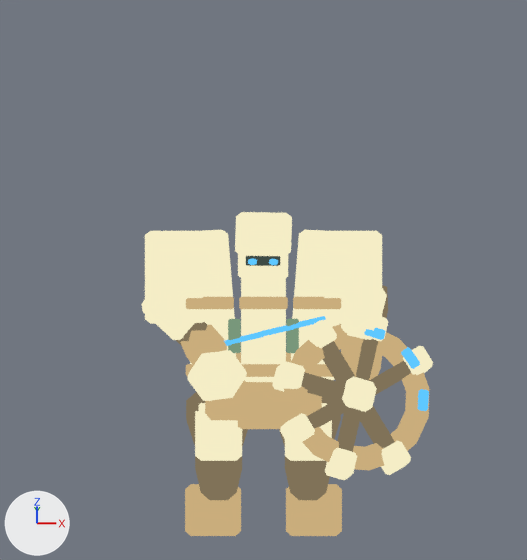
Renders of the Blender file art/blender/monsters/v2/brute_tier3.blend from each side of a commit.
Rendered twice from the file's camera 'ISO_CREA'. The lights are fixed; the arrows at lower left show +X, +Y and +Z. The older version comes first. Both versions are drawn at frame 25 of the action 'Shoulder -1Action'; the numbers are the values there.

Script lines for the objects in view, before the commit:
```python
me_cube_007 = bpy.data.meshes.new('Cube.007')
me_cube_007.from_pydata(...)  # 24 vertices, 26 faces; spans x -0.108..0.108, y -0.013..0.013, z -0.032..0.032
me_cube_007.materials.append(mat_worn_noria_bronze)
ob_broken_noria_wheel_weapon = bpy.data.objects.new('Broken noria wheel weapon', None)
ob_broken_noria_wheel_weapon.parent = ob_elbow_1
ob_broken_noria_wheel_weapon.location = (0.0, -0.08, -0.25)
ob_broken_noria_wheel_weapon.rotation_euler = (0.0, 0.0424, 0.0)  # degrees (0, 2.4, 0)
ob_bronze_transverse_strap_003 = bpy.data.objects.new('Bronze transverse strap.003', me_cube_007)
ob_bronze_transverse_strap_003.parent = ob_articulated_timber_torso
ob_bronze_transverse_strap_003.location = (0.0, -0.185, 0.49)
ob_elbow_1 = bpy.data.objects.new('Elbow 1', None)
ob_elbow_1.parent = ob_shoulder_1
ob_elbow_1.location = (0.075, 0.0, -0.26)
ob_elbow_1.rotation_euler = (-0.28, 0.0, 0.0)  # degrees (-16, 0, 0)
ob_elbow__1 = bpy.data.objects.new('Elbow -1', None)
ob_elbow__1.parent = ob_shoulder__1
ob_elbow__1.location = (-0.075, 0.0, -0.26)
ob_elbow__1.rotation_euler = (-0.28, 0.0, 0.0)  # degrees (-16, 0, 0)
ob_shoulder_1 = bpy.data.objects.new('Shoulder 1', None)
ob_shoulder_1.parent = ob_articulated_timber_torso
ob_shoulder_1.location = (0.43, 0.0, 0.43)
ob_shoulder_1.rotation_euler = (-0.65, 0.3, 0.0)  # degrees (-37, 17, 0)
ob_shoulder__1 = bpy.data.objects.new('Shoulder -1', None)
ob_shoulder__1.parent = ob_articulated_timber_torso
ob_shoulder__1.location = (-0.43, 0.0, 0.43)
ob_shoulder__1.rotation_euler = (-0.65, -1.1, 0.0)  # degrees (-37, -63, 0)
# also in view: 'Bronze transverse strap.001' at (-0.204, -0.221, 0.984); 'Pale upright gate beam.001' at (0.0, -0.043, 0.867); 'Wood wheel spoke.002' at (0.414, -0.415, 0.568); 'Pale upper arm face' at (-0.356, -0.164, 0.913); 'Wood wheel spoke.006' at (0.292, -0.3, 0.736)
```
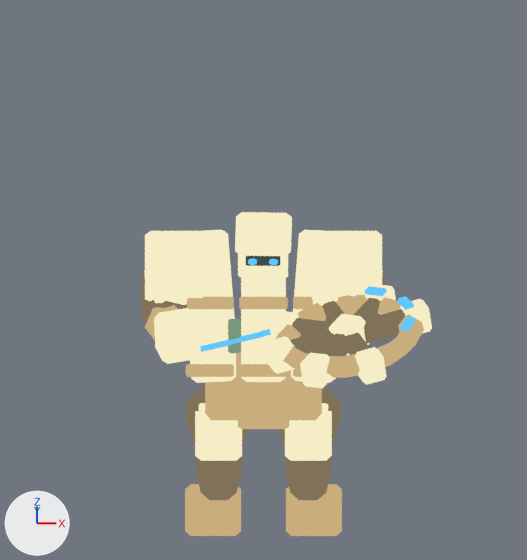
Not drawn themselves, but carrying or shaping drawn objects: ob_shoulder__1, ob_elbow__1, ob_shoulder_1, ob_elbow_1, ob_broken_noria_wheel_weapon.

Boxes (x1, y1, x2, y2) around the edits, measured in the pictures (527 x 560 px):
'Bronze wheel rim', turned
    before: (284, 324, 429, 470)
    after: (276, 295, 424, 378)
'Short left fist', turned
    before: (187, 350, 247, 401)
    after: (154, 308, 201, 364)
'Large noria gear tooth.003', turned
    before: (325, 448, 357, 480)
    after: (300, 352, 333, 389)
'Large noria gear tooth.002', turned
    before: (381, 441, 411, 475)
    after: (355, 347, 387, 385)
'Wheel hub', turned
    before: (342, 376, 377, 412)
    after: (329, 314, 369, 356)
'Wood wheel spoke.001', turned
    before: (369, 361, 411, 395)
    after: (364, 309, 405, 343)
'Large noria gear tooth.004', turned
    before: (280, 413, 315, 448)
    after: (265, 336, 295, 374)
'Short tapered forearm', turned
    before: (181, 325, 227, 366)
    after: (145, 305, 178, 340)
'Pale upper arm face', turned
    before: (141, 300, 196, 340)
    after: (144, 270, 187, 305)
'Wood wheel spoke.005', turned
    before: (301, 372, 345, 400)
    after: (292, 318, 333, 337)
'Wood wheel spoke.004', turned
    before: (307, 397, 349, 429)
    after: (290, 329, 334, 354)
'Large noria gear tooth.005', turned
    before: (272, 361, 305, 392)
    after: (269, 310, 299, 340)
'Wood wheel spoke.003', turned
    before: (337, 408, 362, 452)
    after: (318, 334, 348, 356)
'Wood wheel spoke.002', turned
    before: (360, 406, 395, 448)
    after: (346, 333, 370, 355)
'Wood wheel spoke.006', turned
    before: (322, 341, 355, 384)
    after: (323, 301, 344, 322)
'Wood wheel spoke', turned
    before: (356, 339, 378, 381)
    after: (354, 298, 380, 319)
'Large noria gear tooth.006', turned
    before: (302, 319, 337, 348)
    after: (311, 292, 339, 306)
'Large noria gear tooth.001', turned
    before: (403, 346, 433, 375)
    after: (400, 299, 432, 333)
'Pale upper arm face.001', turned (mostly hidden afterwards)
    before: (341, 288, 387, 340)
    after: (340, 270, 383, 297)
'Swollen timber upper arm', turned
    before: (176, 322, 207, 346)
    after: (141, 274, 187, 325)
'Short tapered forearm.001', turned (mostly hidden afterwards)
    before: (341, 344, 382, 380)
    after: (345, 306, 370, 344)
'Water in broken gear.002', turned
    before: (418, 389, 429, 411)
    after: (400, 317, 415, 331)
'Water in broken gear.001', turned
    before: (401, 347, 420, 369)
    after: (397, 296, 414, 310)
'Water in broken gear', turned
    before: (364, 328, 385, 340)
    after: (365, 286, 387, 296)
'Large noria gear tooth', turned
    before: (373, 317, 388, 341)
    after: (365, 285, 396, 301)
'Swollen timber upper arm.001', turned (mostly hidden)
    before: (382, 285, 388, 318)
    after: (382, 274, 386, 285)
'Pale thigh armour.001', unchanged, uncovered by the edit
    both: (285, 403, 332, 461)

The change in detail:
Object 'Shoulder -1' (ob_shoulder__1) turns from (-37, -63, 0) to (-92, 0, 14) degrees about x, y and z.
Object 'Elbow -1' (ob_elbow__1) turns from (-16, 0, 0) to (-6.9, 0, 0) degrees about x, y and z.
Object 'Shoulder 1' (ob_shoulder_1) turns from (-37, 17, 0) to (-92, 0, -14) degrees about x, y and z.
Object 'Elbow 1' (ob_elbow_1) turns from (-16, 0, 0) to (-6.9, 0, 0) degrees about x, y and z.
Object 'Broken noria wheel weapon' (ob_broken_noria_wheel_weapon) turns from (0, 2.4, 0) to (0, 13, -10) degrees about x, y and z.
